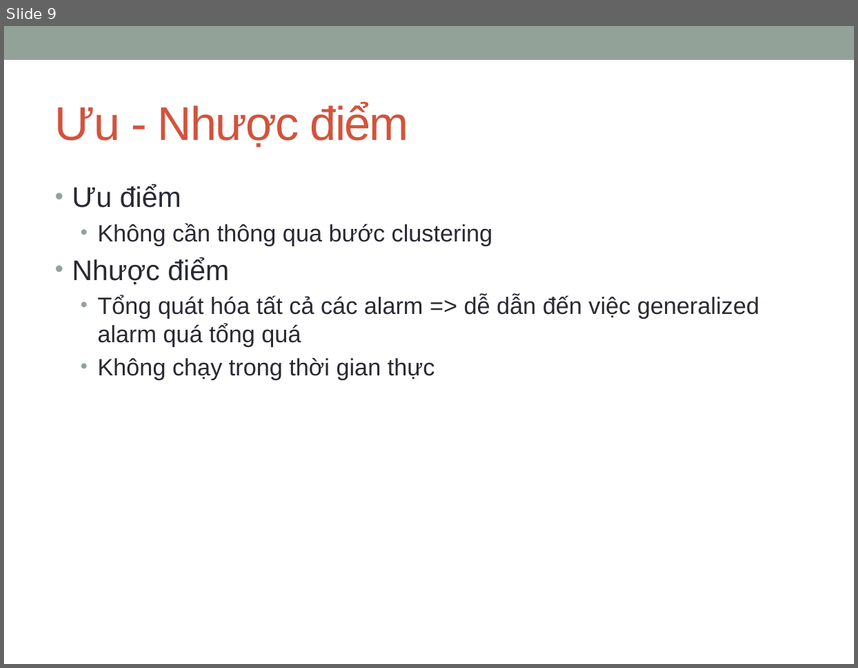
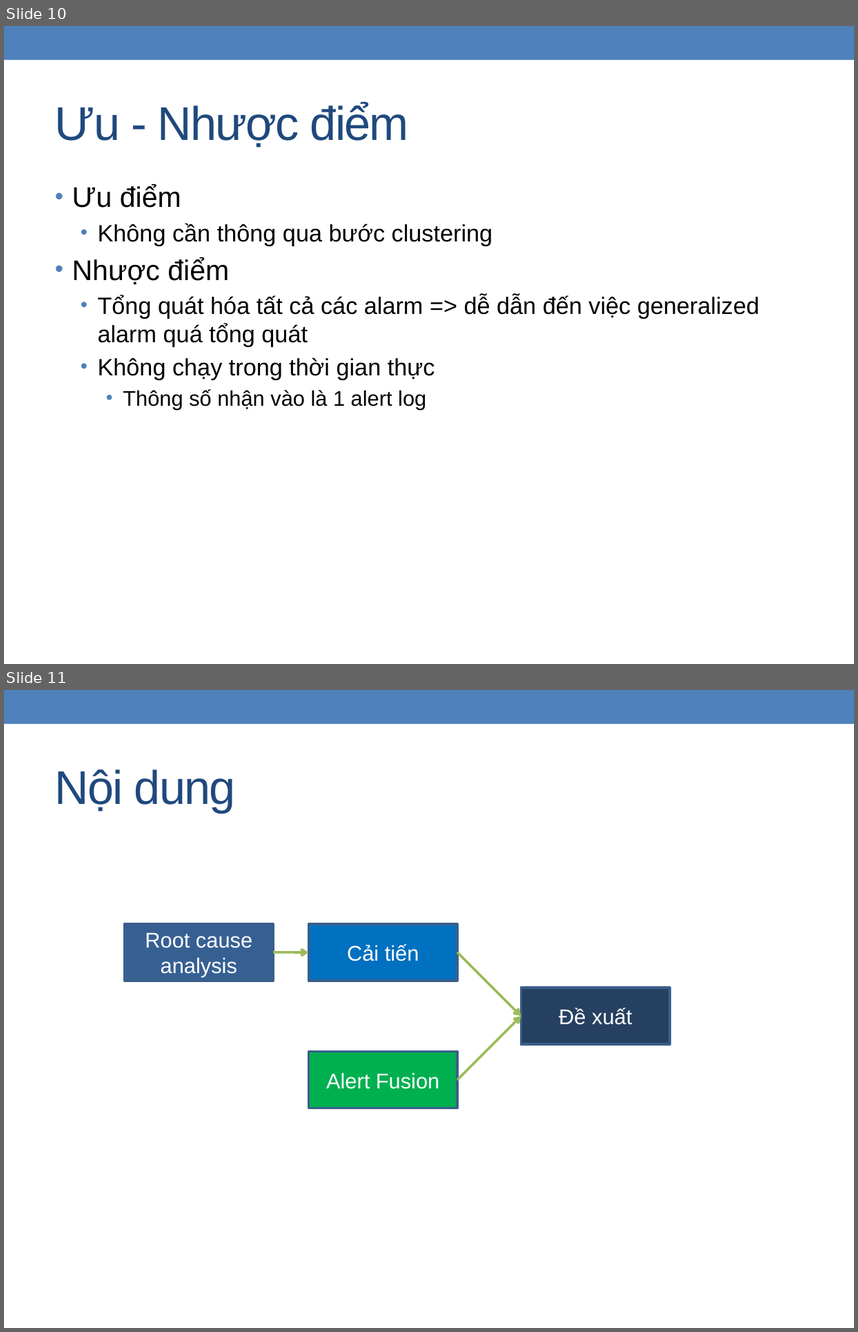
Before and after one commit to zedster27/secviz, a slide deck: branches/C.Thang/Baocao15.1.pptx. Shown one above the other, each under a label of ours: slide 9 before the commit, slides 10 and 11 after it. The pictures are 858x668 and 858x1332 pixels, drawn with LibreOffice and Linux fonts; fonts in the diff are those of the drawing. Boxes give left, top, right and bottom in pixels: in the first picture for what was removed or moved away, otherwise in the second. Text is boxed around its words. In the diff, an @@ line names an element or a change of style, - is before the commit and + after.

```diff
--- a/branches/C.Thang/Baocao15.1.pptx
+++ b/branches/C.Thang/Baocao15.1.pptx
@@ slide 11 added at (x1=4, y1=690, x2=854, y2=1328), background #FFFFFF; not listed: 1 template element that a slide beside it also shows @@
@@ title added at (x1=55, y1=769, x2=236, y2=813), 40 pt, text #1F497D @@
+Nội dung
@@ rectangle added at (x1=125, y1=924, x2=274, y2=980), fill #376092, outline #3A5F8C 2.08 pt, 18 pt, text #FFFFFF @@
+Root cause analysis
@@ rectangle added at (x1=308, y1=924, x2=457, y2=980), fill #0070C0, outline #3A5F8C 2.08 pt, 18 pt, text #FFFFFF @@
+Cải tiến
@@ arrow added from (274, 952) to (308, 953), #9BBB59 2.08 pt @@
@@ arrow added from (457, 952) to (521, 1016), #9BBB59 2.08 pt @@
@@ rectangle added at (x1=521, y1=987, x2=670, y2=1045), fill #254061, outline #3A5F8C 2.08 pt, 18 pt, text #FFFFFF @@
+Đề xuất
@@ arrow added from (457, 1079) to (521, 1016), #9BBB59 2.08 pt @@
@@ rectangle added at (x1=308, y1=1052, x2=457, y2=1108), fill #00B050, outline #3A5F8C 2.08 pt, 18 pt, text #FFFFFF @@
+Alert Fusion
@@ what was slide 9 is now slide 10 @@
@@ slide 10 changed as well @@
@@ rectangle at (x1=4, y1=26, x2=854, y2=60): fill #93A299 to #4F81BD @@
@@ title "Ưu - Nhược điểm" at (x1=55, y1=103, x2=409, y2=147): text colour #D2533C to #1F497D @@
@@ text at (x1=72, y1=185, x2=493, y2=380): text colour #292934 to #000000 in "Ưu điểm", "Không cần thông qua bước clustering", "Nhược điểm", "Không chạy trong thời gian thực"; bullet colour #93A299 to #4F81BD @@
@@ text at (x1=98, y1=295, x2=760, y2=347): text changed; text colour #292934 to #000000 @@
-  • Tổng quát hóa tất cả các alarm => dễ dẫn đến việc generalized alarm quá tổng quá
+  • Tổng quát hóa tất cả các alarm => dễ dẫn đến việc generalized alarm quá tổng quát
@@ text at (x1=123, y1=389, x2=426, y2=409): paragraph added @@
+    • Thông số nhận vào là 1 alert log
```
Also in this commit, not shown: 23 other slides changed, 7 other slides added, 5 slides removed.
